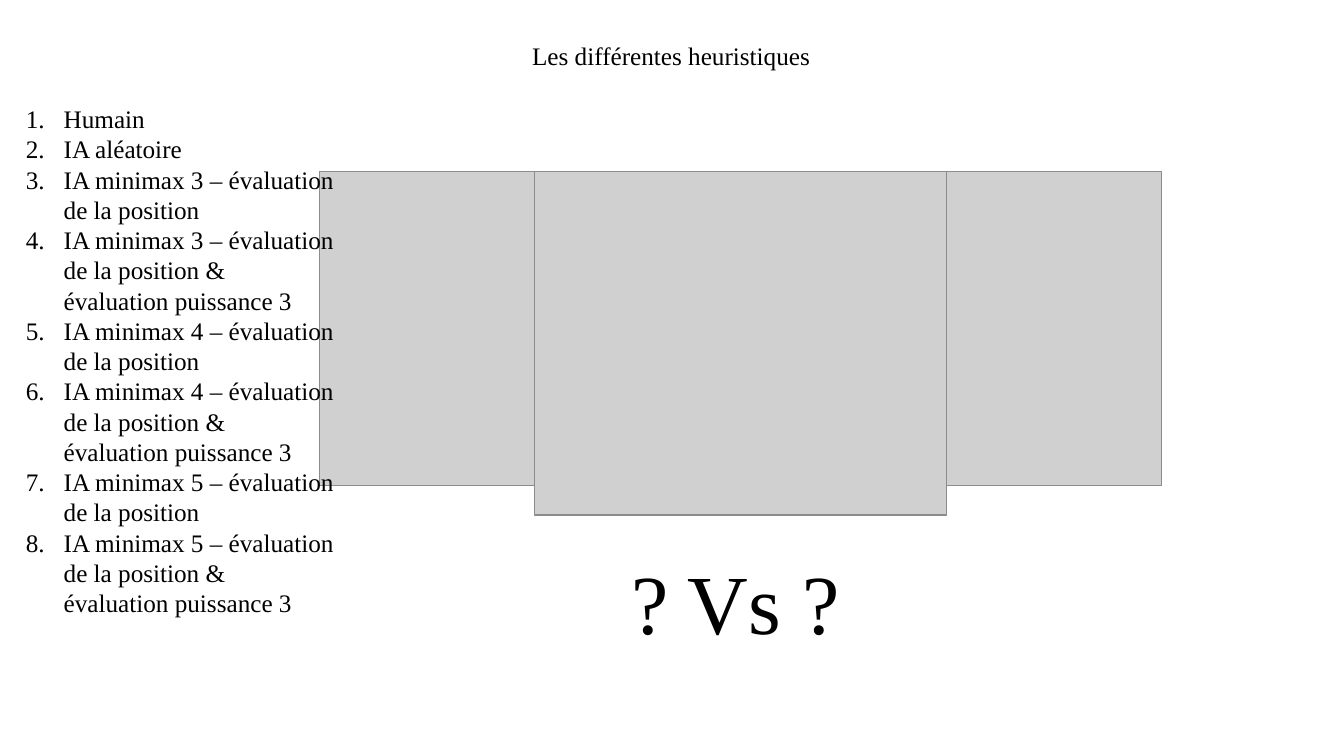
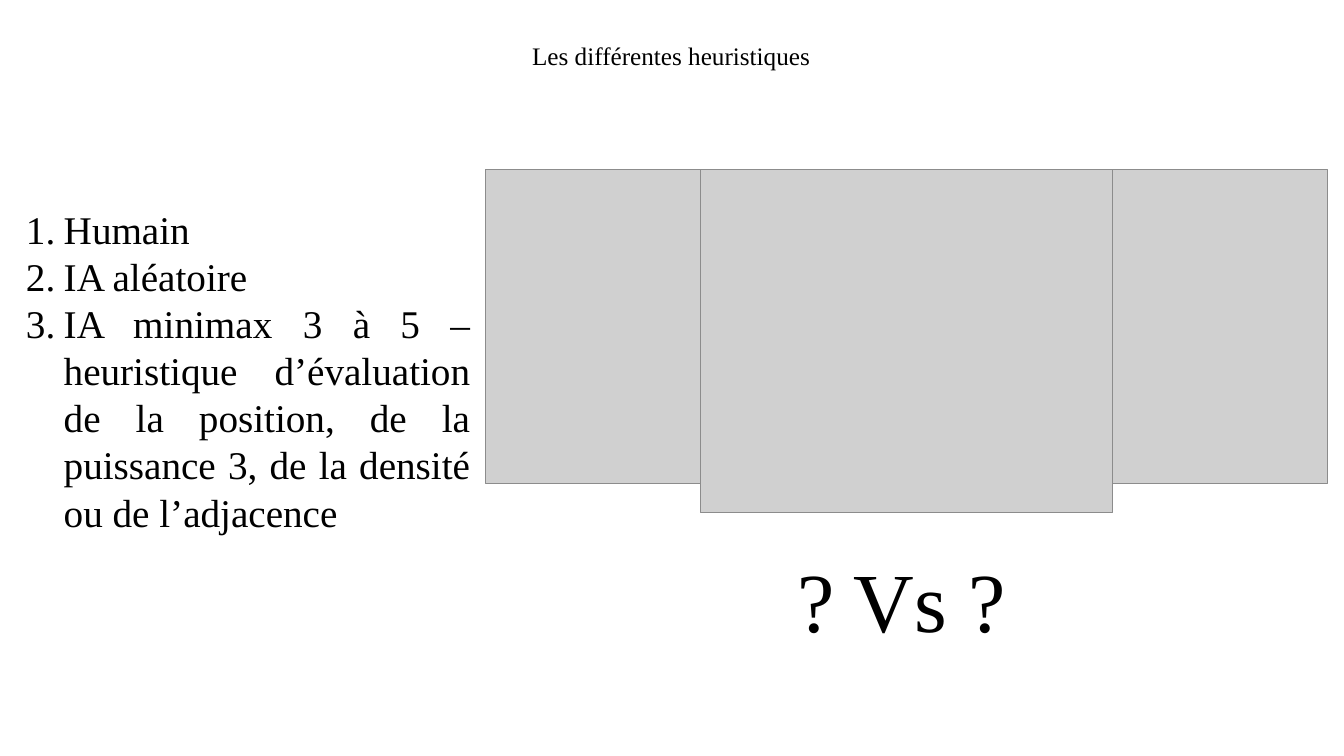
Before and after one commit to FloTrat/Puissance4Prolog, a slide deck: slide 3 of soutenanceH4132.pptx. Drawn at 1344x756 pixels with LibreOffice and Linux fonts; fonts in the diff are those of the drawing; grey boxes stand for pictures. Boxes give left, top, right and bottom in pixels: in the first picture for what was removed or moved away, otherwise in the second. Text is boxed around its words. In the diff, an @@ line names an element or a change of style, - is before the commit and + after.

Commit message:
update/présentation_powerpoint/

```diff
--- a/soutenanceH4132.pptx
+++ b/soutenanceH4132.pptx
@@ text "Humain": place and size @@
-text "Humain" at (64,111,334,618)
+text "Humain" at (64,218,471,534)
@@ text at (64,218,248,292): size 18 to 28 pt in "Humain", "IA aléatoire"; alignment left to justified @@
@@ text at (64,310,471,534): text changed; size 18 to 28 pt @@
-3. IA minimax 3 – évaluation de la position
-4. IA minimax 3 – évaluation de la position & évaluation puissance 3
-5. IA minimax 4 – évaluation de la position
-6. IA minimax 4 – évaluation de la position & évaluation puissance 3
-7. IA minimax 5 – évaluation de la position
-8. IA minimax 5 – évaluation de la position & évaluation puissance 3
+3. IA minimax 3 à 5 – heuristique d’évaluation de la position, de la puissance 3, de la densité ou de l’adjacence
@@ 3 pictures, 1 text: place and size @@
-3 pictures, 1 text at (320,171,1162,636)
+3 pictures, 1 text at (486,169,1328,634)
```
Also in this commit, not shown: 2 other slides changed.
